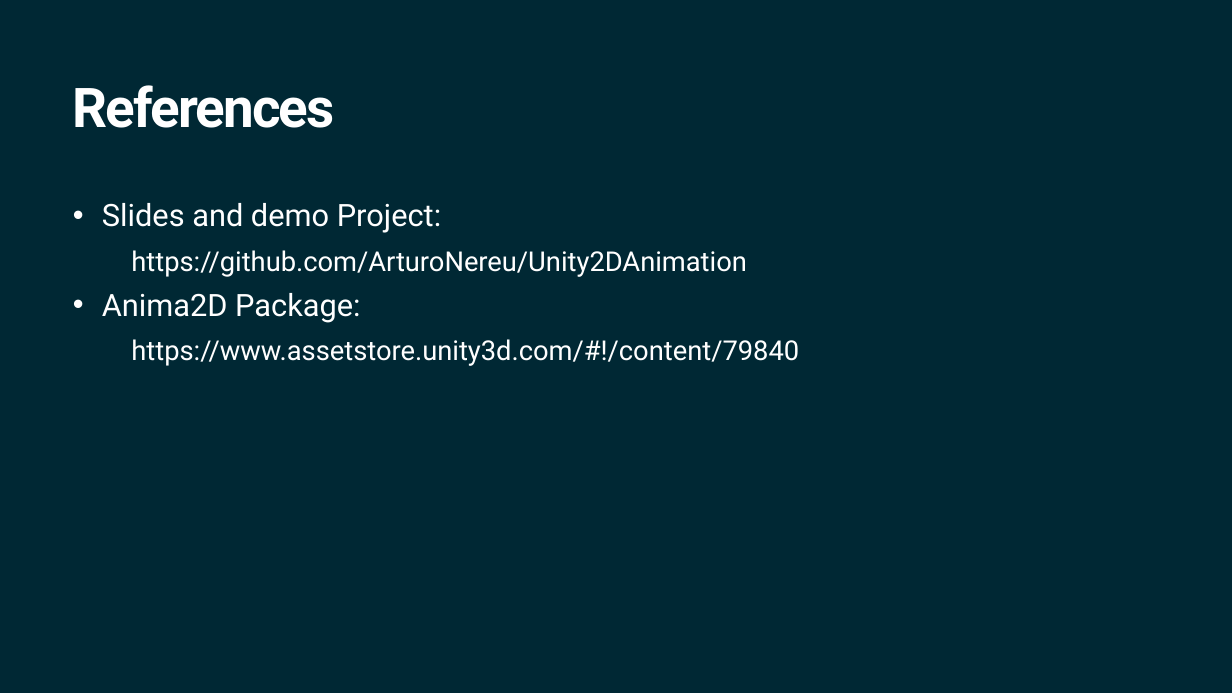
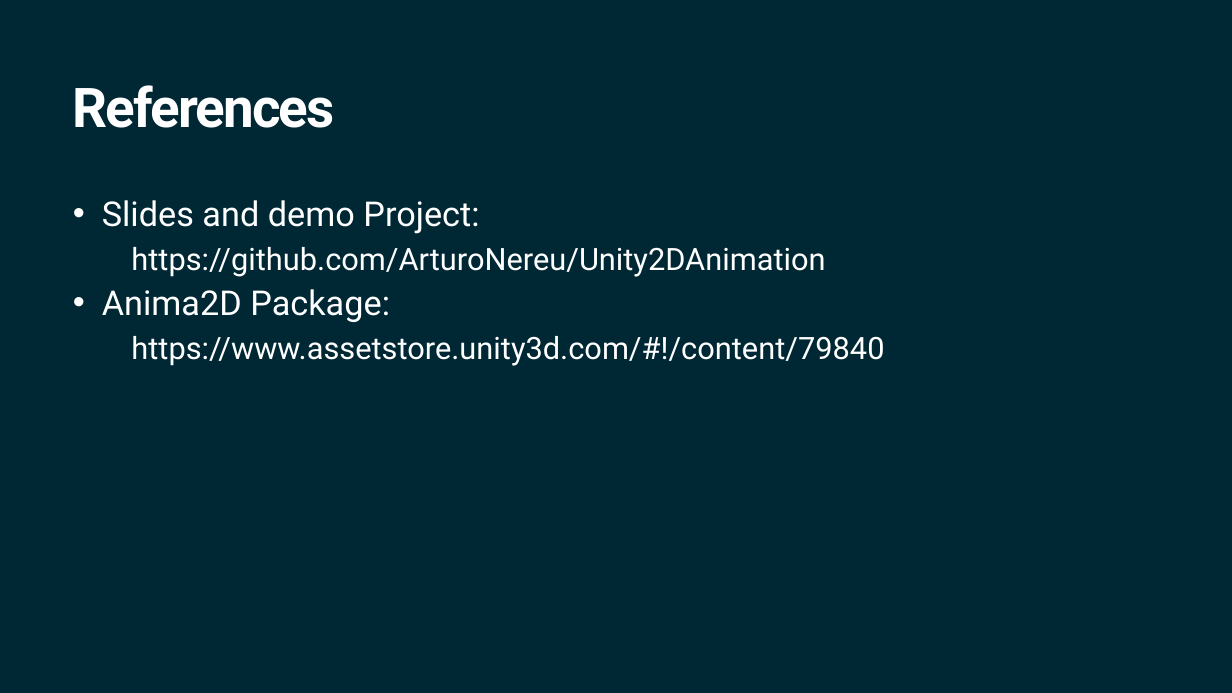
Before and after one commit to ArturoNereu/Unity2DAnimation, a slide deck: slide 12 of Presentations/Future2DAnim_Tokyo.pptx (slide 9 before the commit). Drawn at 1232x693 pixels with LibreOffice and Linux fonts; fonts in the diff are those of the drawing; background and template pictures are left out. Boxes give left, top, right and bottom in pixels: in the first picture for what was removed or moved away, otherwise in the second. Text is boxed around its words. In the diff, an @@ line names an element or a change of style, - is before the commit and + after.

```diff
--- a/Presentations/Future2DAnim_Tokyo.pptx
+++ b/Presentations/Future2DAnim_Tokyo.pptx
@@ text "Slides and demo Project:" at [102,200,884,366]: size 18 to 20 pt in "Slides and demo Project:", "Anima2D Package:"; size 16 to 18 pt in "https://github.com/ArturoNereu/Unity2DAnimation", "https://www.assetstore.unity3d.com/#!/content/79840" @@
```
Also in this commit, not shown: 2 other slides changed, 4 slides added, 1 slide removed.
